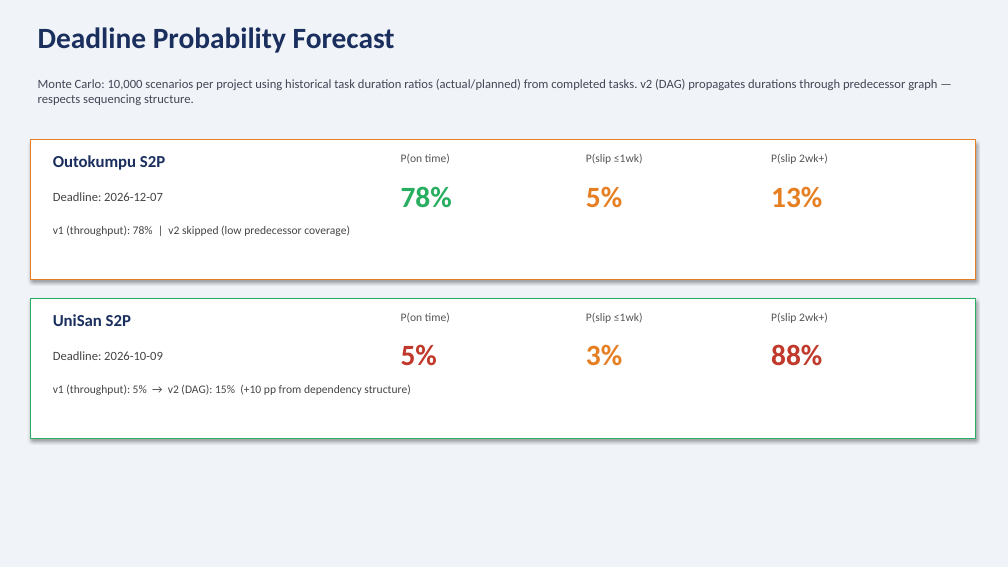
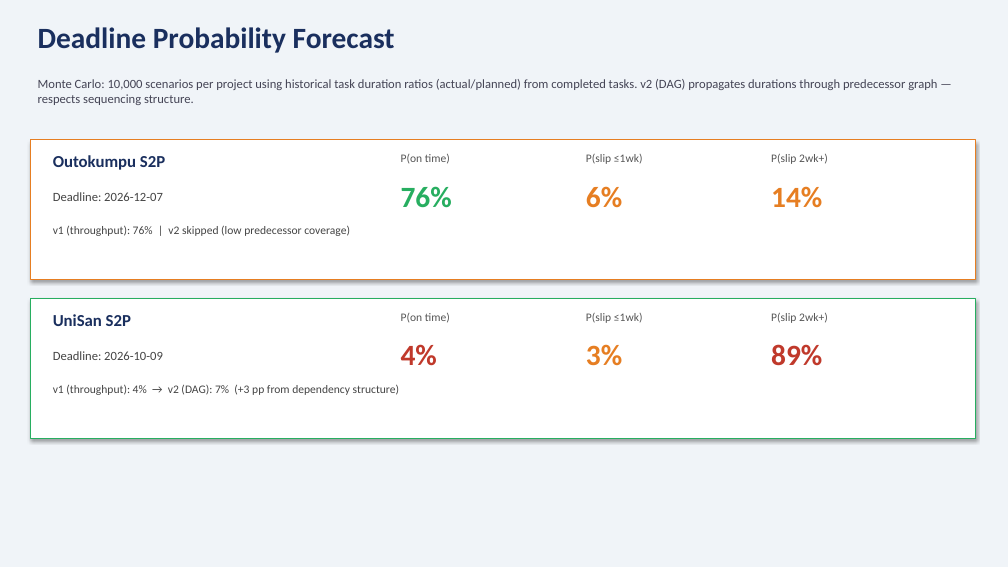
Before and after one commit to Trafalgar-2006/zycus, a slide deck: slide 4 of outputs/monthly/Executive_Report_2026-07.pptx. Drawn at 1008x567 pixels with LibreOffice and Linux fonts; fonts in the diff are those of the drawing. Boxes give left, top, right and bottom in pixels: in the first picture for what was removed or moved away, otherwise in the second. Text is boxed around its words. In the diff, an @@ line names an element or a change of style, - is before the commit and + after.

```diff
--- a/outputs/monthly/Executive_Report_2026-07.pptx
+++ b/outputs/monthly/Executive_Report_2026-07.pptx
@@ text at <box>401,186,452,208</box>: text changed @@
-78%
+76%
@@ text at <box>586,186,622,208</box>: text changed @@
-5%
+6%
@@ text at <box>771,186,822,208</box>: text changed @@
-13%
+14%
@@ text at <box>401,344,437,366</box>: text changed @@
-5%
+4%
@@ text at <box>771,344,822,366</box>: text changed @@
-88%
+89%
@@ text at <box>53,385,399,395</box>: text changed @@
-v1 (throughput): 5% → v2 (DAG): 15% (+10 pp from dependency structure)
+v1 (throughput): 4% → v2 (DAG): 7% (+3 pp from dependency structure)
```
Also in this commit, not shown: 4 other slides changed, 4 other files.
